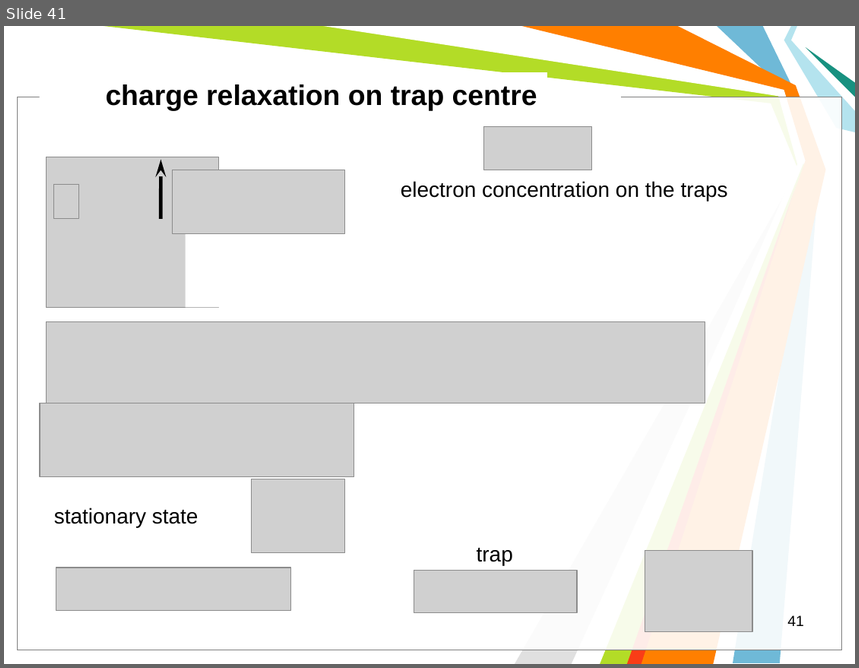
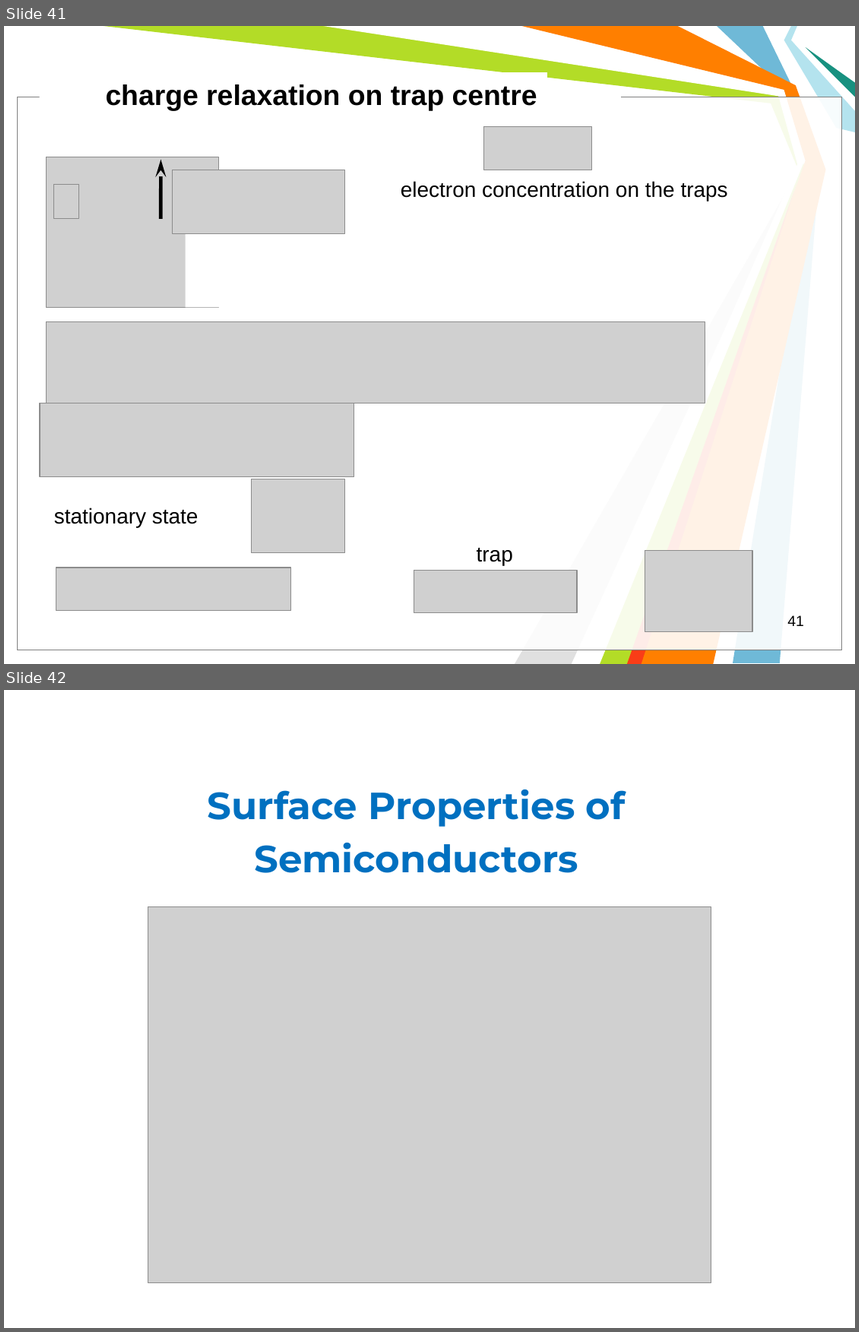
Before and after one commit to l432/NMK, a slide deck: Lecture/Photovoltaics/Photovoltaics2.ppt. Shown one above the other, each under a label of ours: slide 41 before the commit, slides 41 and 42 after it. The pictures are 859x668 and 859x1332 pixels, drawn with LibreOffice and Linux fonts; fonts in the diff are those of the drawing; grey boxes stand for pictures; background and template pictures are left out. Boxes give left, top, right and bottom in pixels: in the first picture for what was removed or moved away, otherwise in the second. Text is boxed around its words. In the diff, an @@ line names an element or a change of style, - is before the commit and + after.

```diff
--- a/Lecture/Photovoltaics/Photovoltaics2.ppt
+++ b/Lecture/Photovoltaics/Photovoltaics2.ppt
@@ slide 42 added at (x1=4, y1=690, x2=855, y2=1328), background #FFFFFF @@
@@ text added at (x1=208, y1=790, x2=626, y2=873), 32 pt, text #0070C0, bold @@
+Surface Properties of Semiconductors
@@ picture added at (x1=148, y1=907, x2=712, y2=1284) @@
```
Also in this commit, not shown: 13 other slides added, 1 slide removed.
